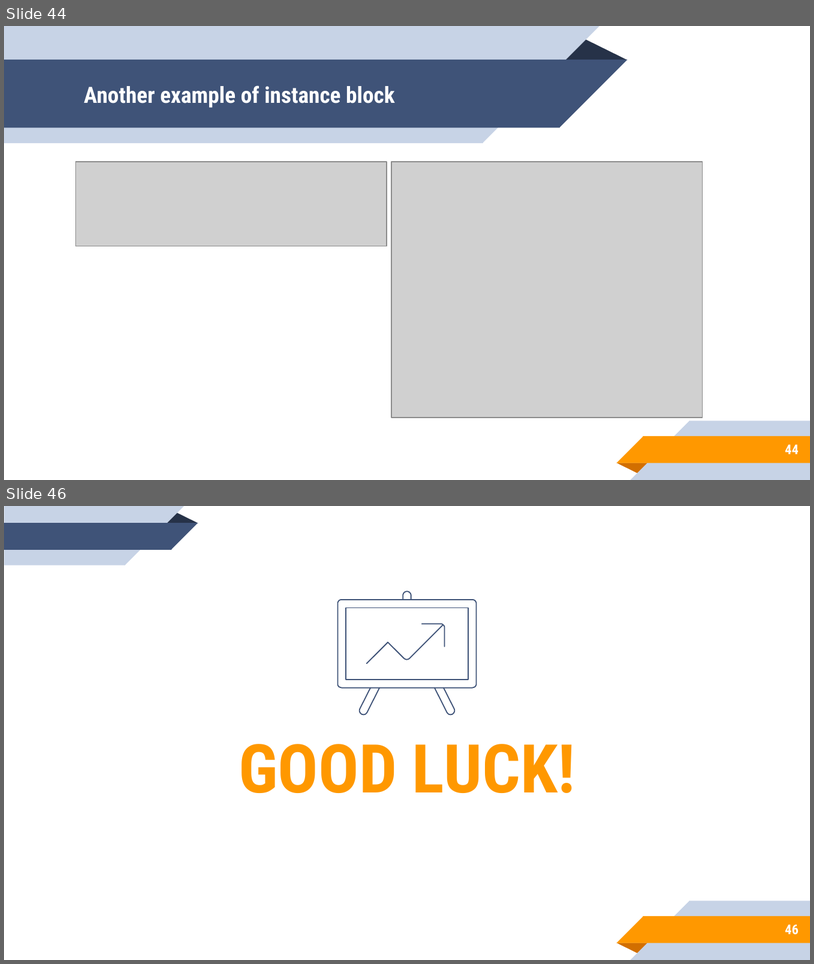
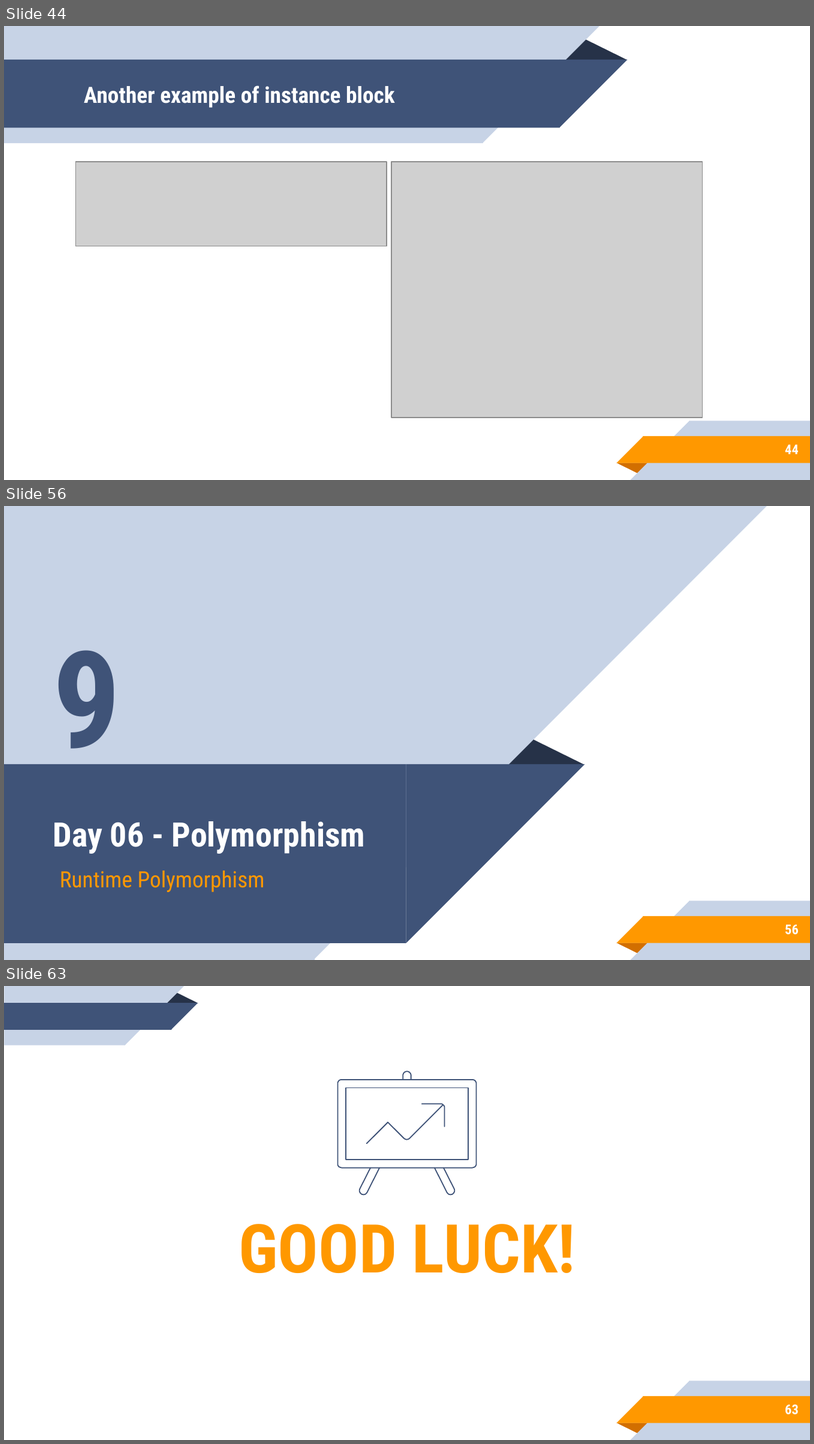
Before and after one commit to aronipurwanto/materi-xa, a slide deck: java/java-logic/Slide-Java-Logic-06.pptx. Shown one above the other, each under a label of ours: slides 44 and 46 before the commit, slides 44, 56 and 63 after it; the slides between them are not shown. The pictures are 814x964 and 814x1444 pixels, drawn with LibreOffice and Linux fonts; fonts in the diff are those of the drawing; grey boxes stand for pictures. Boxes give left, top, right and bottom in pixels: in the first picture for what was removed or moved away, otherwise in the second. Text is boxed around its words. In the diff, an @@ line names an element or a change of style, - is before the commit and + after.

```diff
--- a/java/java-logic/Slide-Java-Logic-06.pptx
+++ b/java/java-logic/Slide-Java-Logic-06.pptx
@@ slide 56 added at box(4, 506, 810, 960), background #FFFFFF; not listed: 5 template elements that a slide beside it also shows @@
@@ rectangle added at box(4, 506, 314, 959), fill #C7D3E6 @@
@@ right triangle added at box(314, 506, 768, 958), fill #C7D3E6 @@
@@ text added at box(53, 650, 121, 778), 120 pt, text #3F5378, bold @@
+9
@@ triangle added at box(506, 738, 585, 764), fill #263248 @@
@@ rectangle added at box(4, 764, 407, 943), fill #3F5378 @@
@@ right triangle added at box(407, 764, 585, 943), fill #3F5378 @@
@@ title added at box(53, 821, 365, 853), 30 pt, text #FFFFFF, bold @@
+Day 06 - Polymorphism
@@ subtitle added at box(60, 870, 265, 892), 20 pt, text #FF9800 @@
+Runtime Polymorphism
@@ page number added at box(785, 924, 799, 934), 12 pt, text #FFFFFF, bold @@
+56
@@ what was slide 46 is now slide 63 @@
@@ page number at box(785, 1404, 799, 1414): text changed @@
-46
+63
```
Also in this commit, not shown: 4 slides changed, 16 other slides added, 24 other files.
